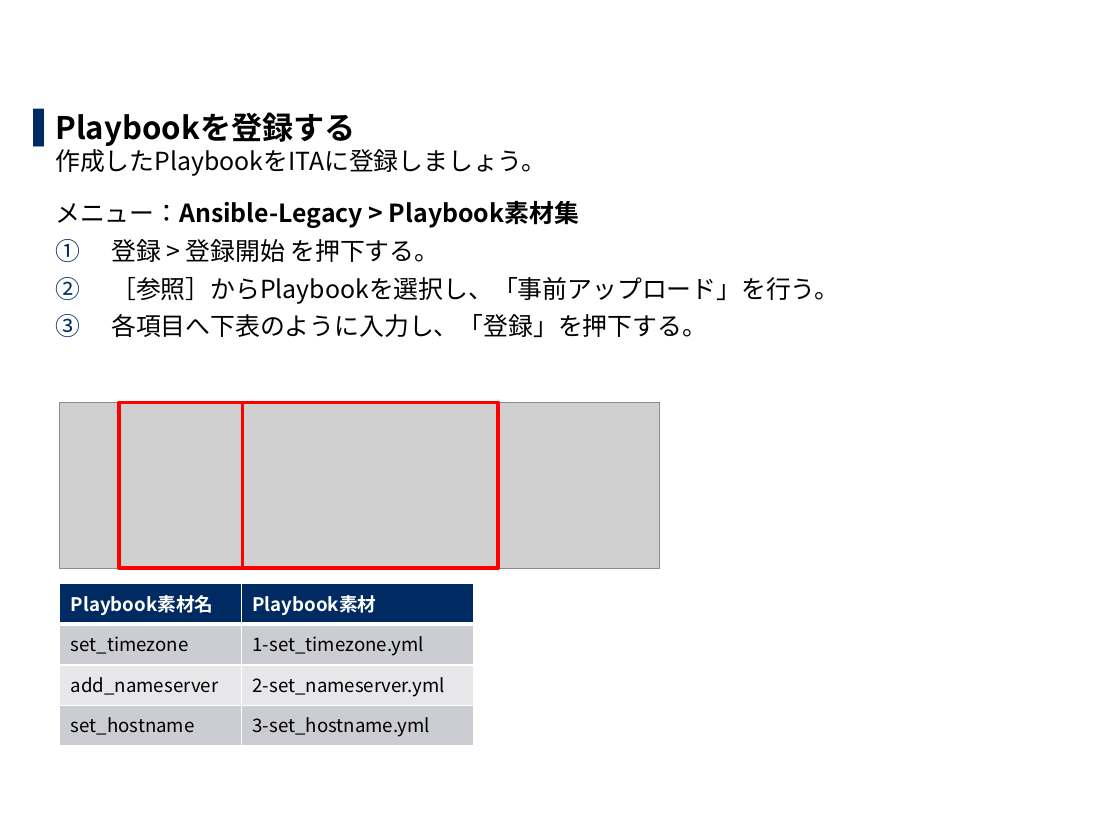
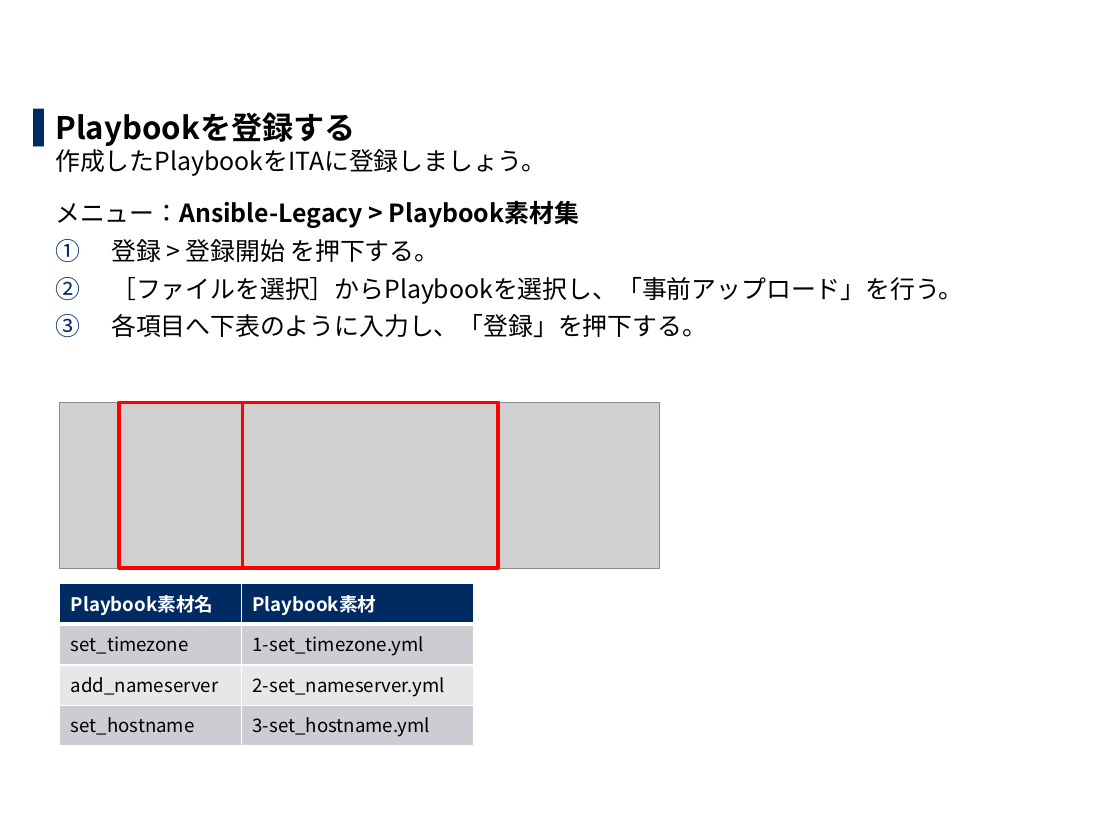
Before and after one commit to exastro-suite/it-automation-docs, a slide deck: slide 14 of asset/Learn_ja/ITA-hg-ps_practice_ja.pptx. Drawn at 1120x840 pixels with LibreOffice and Linux fonts; fonts in the diff are those of the drawing; grey boxes stand for pictures; background and template pictures are left out. Boxes give left, top, right and bottom in pixels: in the first picture for what was removed or moved away, otherwise in the second. Text is boxed around its words. In the diff, an @@ line names an element or a change of style, - is before the commit and + after.

```diff
--- a/asset/Learn_ja/ITA-hg-ps_practice_ja.pptx
+++ b/asset/Learn_ja/ITA-hg-ps_practice_ja.pptx
@@ text at bbox=[111, 277, 963, 304]: text changed @@
-  2. ［参照］からPlaybookを選択し、「事前アップロード」を行う。
+  2. ［ファイルを選択］からPlaybookを選択し、「事前アップロード」を行う。
```
Also in this commit, not shown: 13 other slides changed, 1 other file.
